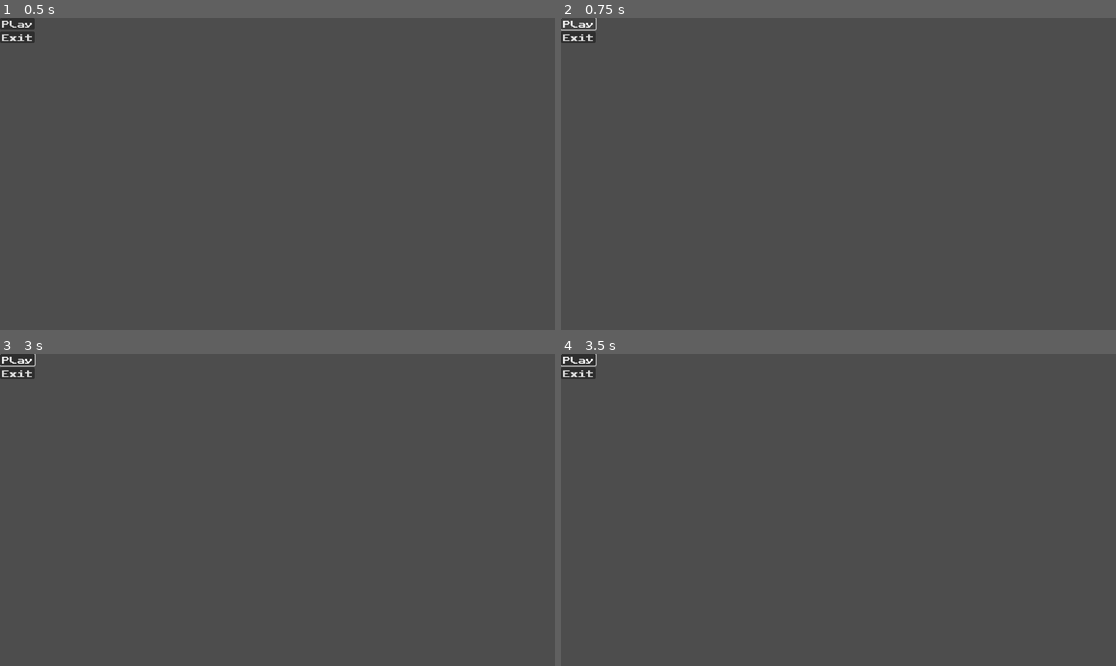
Above: before the commit, frames 1-4 (two rows, left to right).
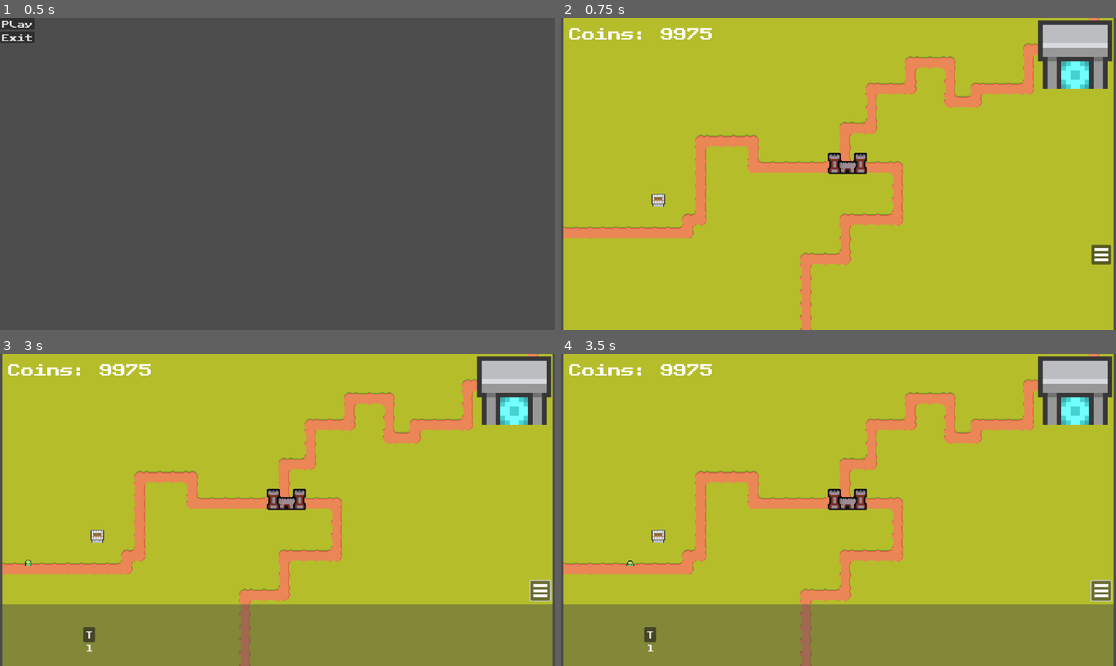
Above: after the commit, the same moments.

Repository: rBaku/KingdomOfGambling
Game: Godot game, scene res://scenes/menu.tscn
The game is run twice, just before and just after one commit, with the same random seed, the same clock (stepped at 60 frames per second) and the same inputs. This scene is started directly instead of the project's main scene.
Inputs (mouse positions are in pixels of both pictures, inside the frame that each line leads up to):
- Up to frame 1 (0.5 s): no input
- Up to frame 2 (0.75 s): click "Play" at 0.5 s
- Up to frame 3 (3 s): click (16, 360) at 1.25 s, where only the run before the commit has a clickable "Play"; click (16, 360) at 2 s, where only the run before the commit has a clickable "Play"; click (538, 591) at 2.77 s
- Up to frame 4 (3.5 s): no input

Frame 1 is identical in both runs. In frame 2, 98% of the frame differs, in the area x 0-100%, y 0-100%; in frame 3, 98%; in frame 4, 98%.

Commit message:
menu

Diff:
--- a/scenes/menu.tscn
+++ b/scenes/menu.tscn
@@ -1,6 +1,7 @@
-[gd_scene load_steps=2 format=3 uid="uid://cn2rw5lsf3x1"]
+[gd_scene load_steps=3 format=3 uid="uid://cn2rw5lsf3x1"]
 
 [ext_resource type="FontFile" uid="uid://dkt8o8tx8d1rd" path="res://Assets/Fonts/PublicPixel-z84yD.ttf" id="1_td0ri"]
+[ext_resource type="Script" path="res://scripts/menu.gd" id="1_xhboe"]
 
 [node name="Menu" type="Control"]
 layout_mode = 3
@@ -9,6 +10,7 @@
 anchor_bottom = 1.0
 grow_horizontal = 2
 grow_vertical = 2
+script = ExtResource("1_xhboe")
 
 [node name="MarginContainer" type="MarginContainer" parent="."]
 layout_mode = 0
@@ -27,3 +29,6 @@
 layout_mode = 2
 theme_override_fonts/font = ExtResource("1_td0ri")
 text = "Exit"
+
+[connection signal="pressed" from="MarginContainer/VBoxContainer/Play" to="." method="_on_play_pressed"]
+[connection signal="pressed" from="MarginContainer/VBoxContainer/Exit" to="." method="_on_exit_pressed"]
--- /dev/null
+++ b/scripts/menu.gd
@@ -0,0 +1,9 @@
+extends Control
+
+
+func _on_play_pressed():
+	get_tree().change_scene_to_file("res://scenes/tutorial.tscn")
+
+
+func _on_exit_pressed():
+	get_tree().quit()
